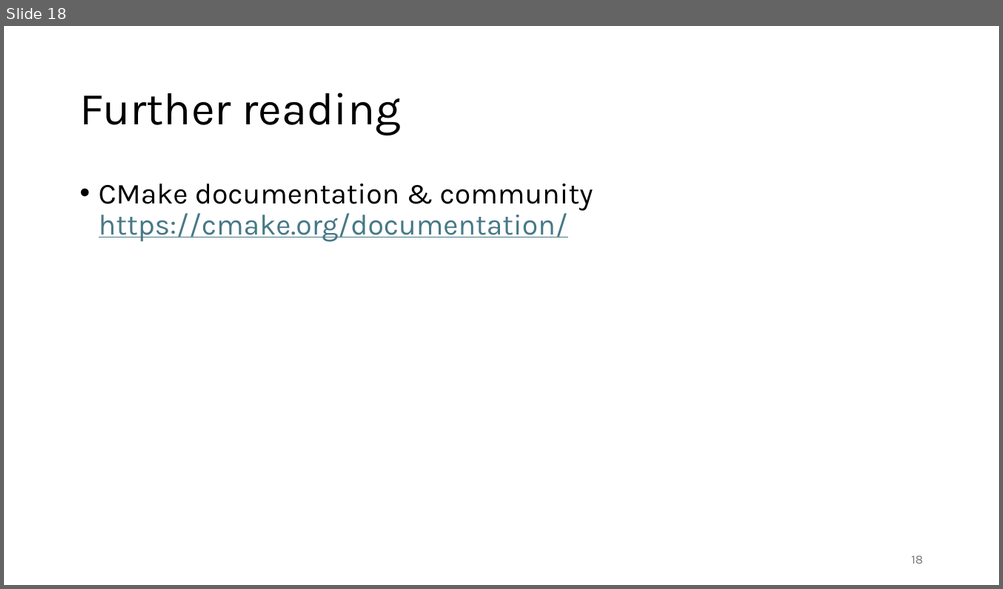
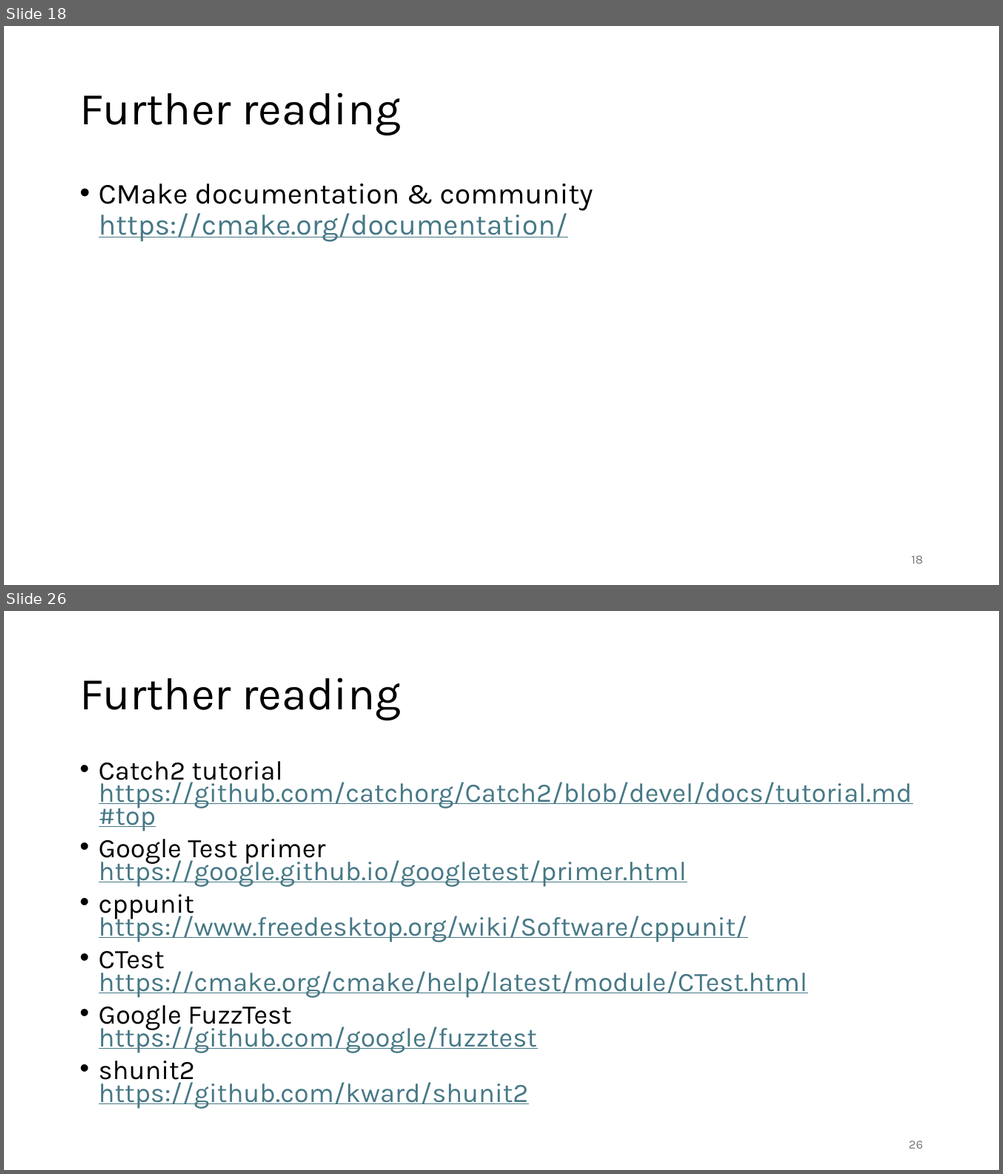
Before and after one commit to gjbex/C-plus-plus-software-engineering, a slide deck: cpp_software_engineering.pptx. Shown one above the other, each under a label of ours: slide 18 before the commit, slides 18 and 26 after it; the slides between them are not shown. The pictures are 1003x589 and 1003x1174 pixels, drawn with LibreOffice and Linux fonts; fonts in the diff are those of the drawing. Boxes give left, top, right and bottom in pixels: in the first picture for what was removed or moved away, otherwise in the second. Text is boxed around its words. In the diff, an @@ line names an element or a change of style, - is before the commit and + after.

```diff
--- a/cpp_software_engineering.pptx
+++ b/cpp_software_engineering.pptx
@@ slide 26 added at (4, 611, 999, 1170), background #FFFFFF @@
@@ title added at (79, 678, 400, 721), 44 pt, text #000000 @@
+Further reading
@@ text added at (99, 761, 912, 1109), 25.9 pt, text #467886, underline @@
+• Catch2 tutorial
+  https://github.com/catchorg/Catch2/blob/devel/docs/tutorial.md#top
+• Google Test primer
+  https://google.github.io/googletest/primer.html
+• cppunit
+  https://www.freedesktop.org/wiki/Software/cppunit/
+• CTest
+  https://cmake.org/cmake/help/latest/module/CTest.html
+• Google FuzzTest
+  https://github.com/google/fuzztest
+• shunit2
+  https://github.com/kward/shunit2
@@ page number added at (908, 1141, 922, 1149), 12 pt, text #797979 @@
+26
```
Also in this commit, not shown: 9 other slides added.
